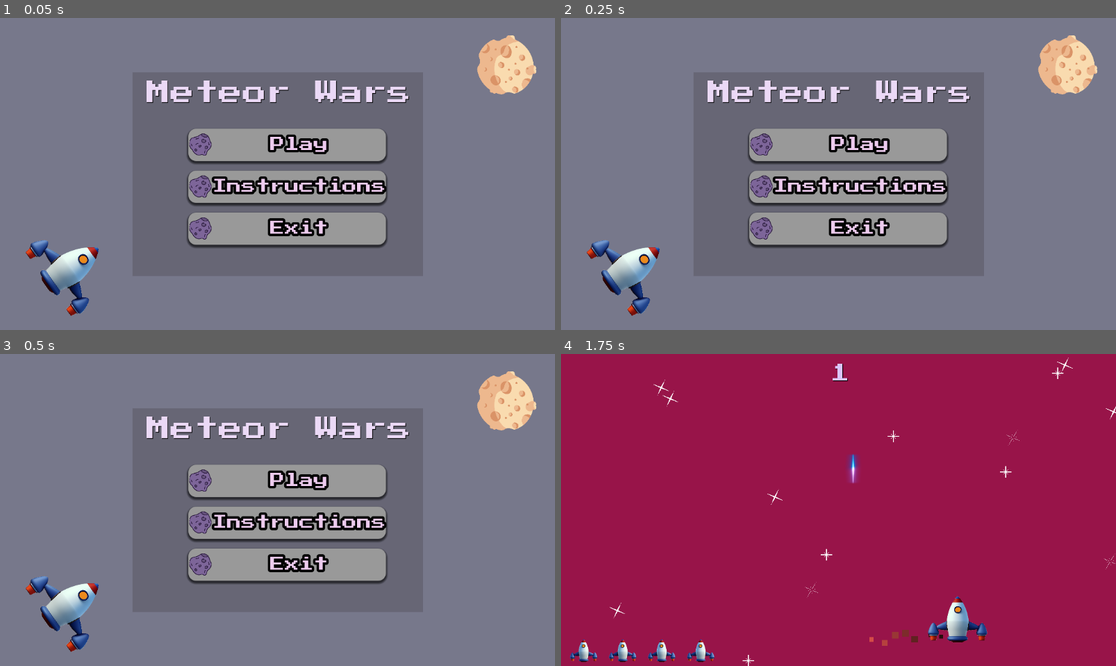
Above: before the commit, frames 1-4 (two rows, left to right).
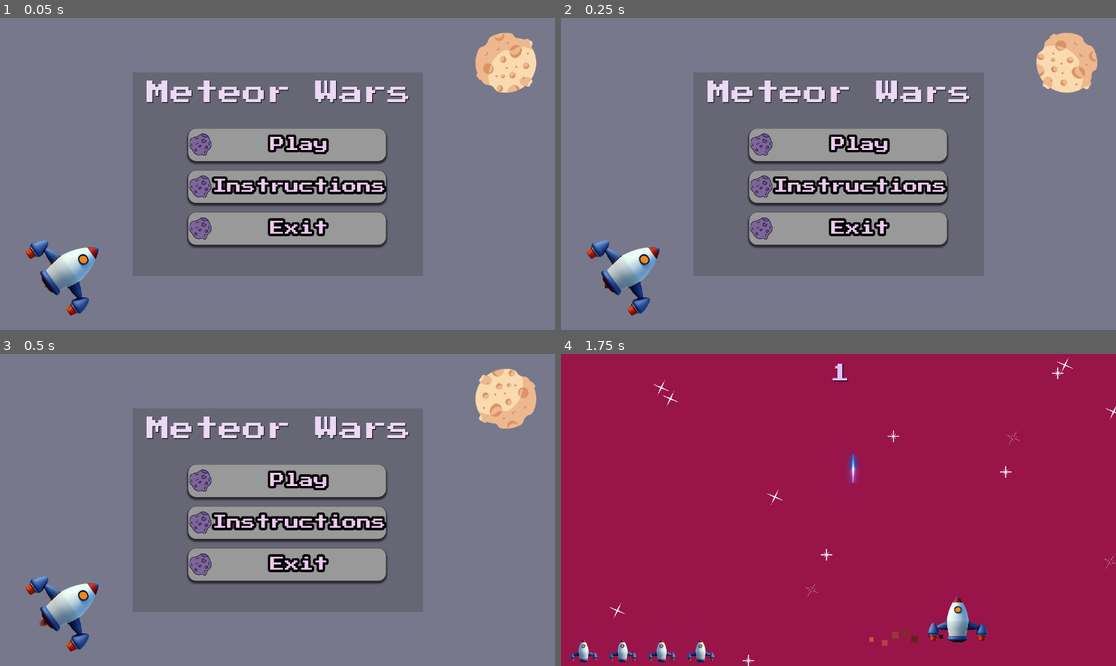
Above: after the commit, the same moments.

Repository: Alaa-Khaled210/Meteors-War
Game: Godot game, scene res://scense/home.tscn
Same seed, same stepped clock (60 frames per second), same inputs: the game is played once before the commit and once after it. Sound files missing from this copy of the repository are replaced by a short silence.
Inputs (mouse positions are in pixels of both pictures, inside the frame that each line leads up to):
- Up to frame 1 (0.05 s): no input
- Up to frame 2 (0.25 s): no input
- Up to frame 3 (0.5 s): no input
- Up to frame 4 (1.75 s): click "Play" at 0.5 s; move the mouse to (960, 494) at 1.27 s; hold Right (right) from 1.28 s (still down); hold Space (Shoot) from 1.28 s (still down)

The runs differ from the first frame. In frame 1, 0.8% of the frame differs, in the area x 8-97%, y 4-87%; in frame 2, 1.1%; in frame 3, 1.3%, in the area x 7-97%, y 4-88%; in frame 4, nothing differs.

Commit message:
Animated homescene

Diff:
--- a/scense/home.tscn
+++ b/scense/home.tscn
@@ -1,12 +1,18 @@
-[gd_scene load_steps=13 format=3 uid="uid://co6ve4o0cy18h"]
+[gd_scene load_steps=17 format=3 uid="uid://co6ve4o0cy18h"]
 
 [ext_resource type="Script" uid="uid://r65ukqdwuj55" path="res://scense/home.gd" id="1_g1icw"]
 [ext_resource type="FontFile" uid="uid://crgknw0a00f6k" path="res://Graphic/Fonts/PressStart2P-Regular.ttf" id="1_nh084"]
 [ext_resource type="Texture2D" uid="uid://b00p4pesv0r1s" path="res://Graphic/vecteezy_spaceship-3d-rendering-icon-illustration_28605913.png" id="2_rnxhc"]
-[ext_resource type="Texture2D" uid="uid://cv4i2byqbank0" path="res://Graphic/meterors/3.png" id="3_0j2ps"]
 [ext_resource type="Texture2D" uid="uid://cdrc35jqua6l6" path="res://Graphic/meterors/4.png" id="4_oslit"]
 [ext_resource type="AudioStream" uid="uid://do7wqechta5dv" path="res://Audio/mixkit-retro-arcade-casino-notification-211.wav" id="6_ijrru"]
+[ext_resource type="Texture2D" uid="uid://r0rqllhr7bec" path="res://Graphic/homemeteorAnimate/3.png" id="7_8f2e2"]
 [ext_resource type="AudioStream" uid="uid://b5t6l825irktp" path="res://Audio/mixkit-hover-click-tone-2568.wav" id="7_6347k"]
+[ext_resource type="Texture2D" uid="uid://bhqg5wqn1x6bp" path="res://Graphic/homemeteorAnimate/3_2.png" id="8_e211a"]
+[ext_resource type="Texture2D" uid="uid://tghp5cms11ty" path="res://Graphic/homemeteorAnimate/3_3.png" id="9_tg0sb"]
+
+[sub_resource type="Gradient" id="Gradient_6347k"]
+offsets = PackedFloat32Array(0, 0.706468, 0.711443)
+colors = PackedColorArray(0, 0, 0, 1, 1, 1, 1, 1, 1, 1, 1, 1)
 
 [sub_resource type="StyleBoxFlat" id="StyleBoxFlat_g1icw"]
 bg_color = Color(0.402366, 0.400553, 0.460239, 1)
@@ -39,6 +45,23 @@
 shadow_size = 5
 shadow_offset = Vector2(0, 3.41)
 
+[sub_resource type="SpriteFrames" id="SpriteFrames_iixnd"]
+animations = [{
+"frames": [{
+"duration": 1.0,
+"texture": ExtResource("7_8f2e2")
+}, {
+"duration": 1.0,
+"texture": ExtResource("8_e211a")
+}, {
+"duration": 1.0,
+"texture": ExtResource("9_tg0sb")
+}],
+"loop": true,
+"name": &"default",
+"speed": 5.0
+}]
+
 [node name="home" type="Control"]
 layout_mode = 3
 anchors_preset = 15
@@ -63,17 +86,23 @@
 offset_bottom = 40.0
 theme_override_constants/margin_left = 10
 
+[node name="CPUParticles2D" type="CPUParticles2D" parent="."]
+position = Vector2(99, 554)
+rotation = 0.949459
+scale = Vector2(0.125527, 0.113777)
+emission_shape = 1
+emission_sphere_radius = 0.01
+gravity = Vector2(-98, 50)
+scale_amount_min = 8.29
+scale_amount_max = 15.7
+color = Color(0.86633, 0.355972, 0.33381, 1)
+color_ramp = SubResource("Gradient_6347k")
+
 [node name="rocket" type="Sprite2D" parent="."]
 position = Vector2(150, 517)
 rotation = 0.949459
 scale = Vector2(0.125527, 0.113777)
 texture = ExtResource("2_rnxhc")
-
-[node name="meteorhome" type="Sprite2D" parent="."]
-position = Vector2(1048.72, 99.972)
-rotation = 0.949459
-scale = Vector2(0.261628, 0.250386)
-texture = ExtResource("3_0j2ps")
 
 [node name="bg" type="Panel" parent="."]
 layout_mode = 1
@@ -188,6 +217,13 @@
 [node name="hover" type="AudioStreamPlayer" parent="."]
 stream = ExtResource("7_6347k")
 
+[node name="AnimatedSprite2D" type="AnimatedSprite2D" parent="."]
+position = Vector2(1050, 93)
+scale = Vector2(0.271484, 0.267578)
+sprite_frames = SubResource("SpriteFrames_iixnd")
+autoplay = "default"
+frame_progress = 0.274875
+
 [connection signal="mouse_entered" from="bg/MarginContainer/VBoxContainer/playgame" to="." method="_on_playgame_mouse_entered"]
 [connection signal="pressed" from="bg/MarginContainer/VBoxContainer/playgame" to="." method="_on_playgame_pressed"]
 [connection signal="mouse_entered" from="bg/MarginContainer/VBoxContainer/Instructions" to="." method="_on_instructions_mouse_entered"]
Binary file added: Graphic/homemeteorAnimate/3.png
Not shown, added: Graphic/homemeteorAnimate/3.png.import
Binary file added: Graphic/homemeteorAnimate/3_2.png
Not shown, added: Graphic/homemeteorAnimate/3_2.png.import
Binary file added: Graphic/homemeteorAnimate/3_3.png
Not shown, added: Graphic/homemeteorAnimate/3_3.png.import
